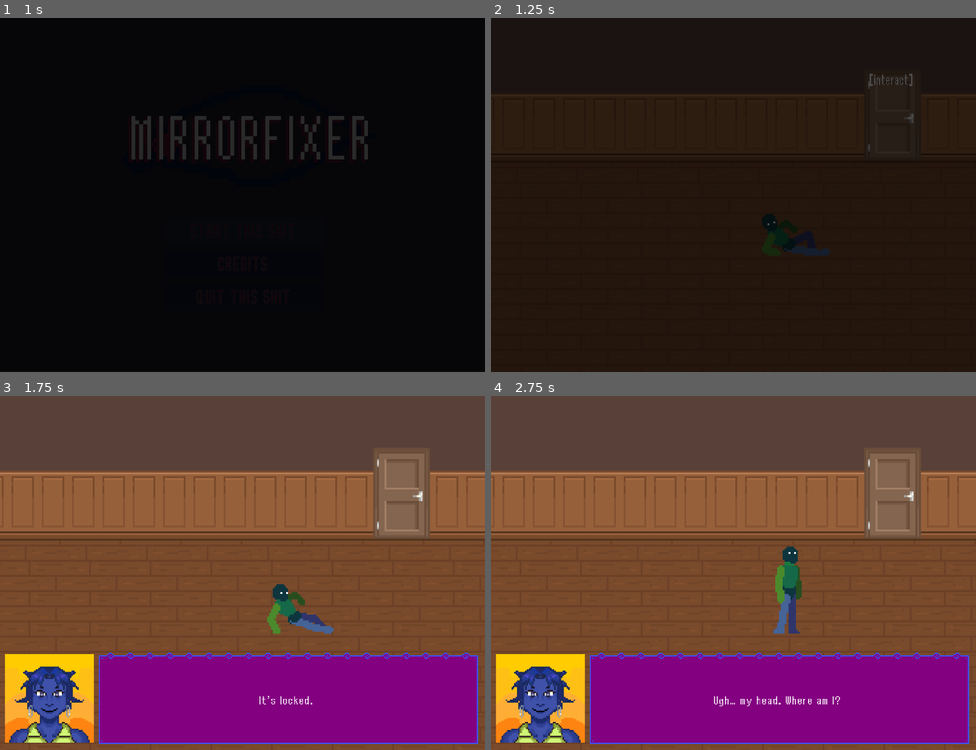
Above: before the commit, frames 1-4 (two rows, left to right).
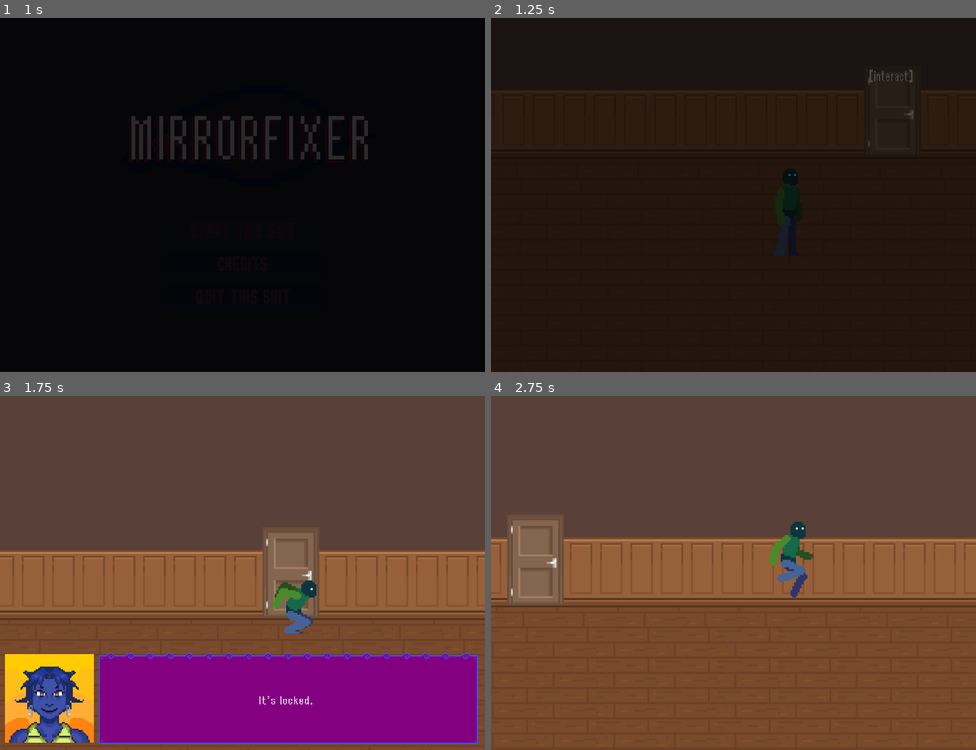
Above: after the commit, the same moments.

Repository: nisaturk/mirrorfixer-prototype
Game: Godot game, scene res://scenes/main_menu.tscn
Two runs of this game, one before a commit and one after it. Both use one fixed random seed, a clock stepped at 60 frames per second and the inputs below.
Inputs:
- Up to frame 1 (1 s): click "START THIS SHIT" at 0.5 s
- Up to frame 2 (1.25 s): no input
- Up to frame 3 (1.75 s): hold Right (move_right) from 1.28 s (still down); hold E (interact) from 1.28 s (still down); tap Up (jump) at 1.52 s
- Up to frame 4 (2.75 s): keep holding Right (move_right); release E (interact) at 2.03 s; tap E (interact) at 2.1 s; tap Up (jump) at 2.27 s

Frame 1 is identical in both runs. In frame 2, 1.5% of the frame differs, in the area x 0-100%, y 14-68%; in frame 3, 37%; in frame 4, 59%, in the area x 0-100%, y 15-99%.

Commit message:
improvements

Diff:
--- a/dialogue/dialogue-prototype.json
+++ b/dialogue/dialogue-prototype.json
@@ -293,7 +293,7 @@
   "maxime_shard": {
 	"type": "line",
 	"text": "I know that... You need to collect all the shards.",
-	"next_id": "maxime_shard_1"
+	"next_id": "notclueless"
   },
   "ninh_greet": {
 	"type": "line",
--- a/scenes/lobby.tscn
+++ b/scenes/lobby.tscn
@@ -1,6 +1,7 @@
 [gd_scene load_steps=35 format=4 uid="uid://lkwtvc1psycb"]
 
 [ext_resource type="Texture2D" uid="uid://c26lhfjyjh72o" path="res://assets/sprites/interior/floorswalls_LRK.png" id="1_dyhay"]
+[ext_resource type="Script" uid="uid://bkobkuc0oeot3" path="res://scripts/action_manager.gd" id="1_q6qq2"]
 [ext_resource type="Texture2D" uid="uid://df1o10b3id1mf" path="res://assets/sprites/interior/doorswindowsstairs_LRK.png" id="2_q6qq2"]
 [ext_resource type="Texture2D" uid="uid://8xtbxeegutou" path="res://assets/sprites/interior/decorations_LRK.png" id="3_rgcd7"]
 [ext_resource type="Texture2D" uid="uid://bx66ox4gtm7fv" path="res://assets/sprites/interior/livingroom_LRK.png" id="4_lqo1b"]
@@ -13,85 +14,6 @@
 [ext_resource type="PackedScene" uid="uid://bq11jmsomieh6" path="res://scenes/bell.tscn" id="11_iwi7x"]
 [ext_resource type="PackedScene" uid="uid://bglrg2vgdl6e" path="res://scenes/elevator.tscn" id="12_wjff0"]
 [ext_resource type="PackedScene" uid="uid://mu6xyf36gys6" path="res://scenes/player.tscn" id="13_h1rib"]
-
-[sub_resource type="GDScript" id="GDScript_2efs0"]
-script/source = "extends Node
-# new script who dis?? time to confront miss manager ;D
-@onready var player = $Player
-
-var action_handler = {} # dictionary for actions
-
-func _ready():
-	#  will listen for signals from other nodes and decide what to do
-	if player:
-		player.interacted.connect(_on_Player_interacted)
-	else:
-		print(\"Manager failure: Cannot find Player dumbass.\")
-
-	DialogueUI.action_triggered.connect(_on_DialogueUI_action_triggered)
-
-	action_handler = {
-		\"take_shard\": _action_take_shard,
-		\"allow_pass\": _action_allow_pass,
-		\"open_elevator\": _action_open_elevator,
-
-		\"go_to_floor_2\": _action_go_to_floor_2,
-		\"go_to_floor_1\": _action_go_to_floor_1,
-		\"go_to_flat_1\": _action_go_to_flat_1,
-		\"go_out\": _action_go_out,
-		\"go_upstairs\": _action_go_upstairs,
-		\"go_downstairs\": _action_go_downstairs
-	}
-
-func _on_DialogueUI_action_triggered(action_name: String, caller_node):
-	if action_handler.has(action_name):
-		action_handler[action_name].call(caller_node)
-	else:
-		print(\"Manager failure: tf you doin buddy?: \", action_name)
-
-func _action_take_shard(caller_node):
-	DialogueData.has_shard = true
-	if caller_node:
-		caller_node.queue_free() # the shard object disappears
-
-func _action_allow_pass(caller_node):
-	if caller_node and caller_node.has_method(\"allow_pass\"):
-		caller_node.allow_pass()
-
-func _action_open_elevator(caller_node):
-	if caller_node and caller_node.has_method(\"open_doors\"):
-		caller_node.open_doors()
-
-func _action_go_to_floor_2(_caller_node):
-	DialogueData.just_used_elevator = true
-	SceneManager.change_scene(\"FLOOR_2\")
-
-func _action_go_to_floor_1(_caller_node):
-	DialogueData.just_used_elevator = true
-	SceneManager.change_scene(\"LOBBY\")
-
-func _action_go_to_flat_1(_caller_node):
-	DialogueData.just_used_elevator = true
-	SceneManager.change_scene(\"FLAT_1\")
-
-func _action_go_out(_caller_node):
-	DialogueData.just_used_elevator = true
-	SceneManager.change_scene(\"FLOOR_2\")
-
-# run when player emits signal interacted
-func _on_Player_interacted(interactable_node):
-	var object_id = interactable_node.dialogue_id
-	var caller = interactable_node.get_parent()
-
-	if not object_id.is_empty():
-		DialogueUI.start_dialogue(object_id, caller)
-
-func _action_go_upstairs(_caller_node):
-	SceneManager.change_scene(\"LOBBY\")
-
-func _action_go_downstairs(_caller_node):
-	SceneManager.change_scene(\"BASEMENT\")
-"
 
 [sub_resource type="TileSetAtlasSource" id="TileSetAtlasSource_yqjtg"]
 texture = ExtResource("1_dyhay")
@@ -3593,7 +3515,7 @@
 size = Vector2(71.5, 198.5)
 
 [node name="Lobby" type="Node2D"]
-script = SubResource("GDScript_2efs0")
+script = ExtResource("1_q6qq2")
 
 [node name="TileMap" type="Node2D" parent="."]
 
--- a/scripts/DialogueUI.gd
+++ b/scripts/DialogueUI.gd
@@ -63,23 +63,19 @@
 		else:
 			process_node(node_data.get("on_false", "end"))
 
-# takes a starting ID and the node that triggered the dialogue.
 func start_dialogue(start_id: String, caller):
-	var portrait_key = caller.get("portrait_id")
-	if portrait_key and portrait_map.has(portrait_key):
-		portrait_texture.texture = load(portrait_map[portrait_key])
-		portrait_box.show()
-	else:
-		portrait_box.hide()
 	if start_id.is_empty():
 		return
 
 	current_caller = caller
 	visible = true
 
-	#print("caller is: ", caller.name) # debugging purpose
+	var portrait_key = caller.get("portrait_id")
 
-	if caller and portrait_map.has(caller.name):
+	if portrait_key and portrait_map.has(portrait_key):
+		portrait_texture.texture = load(portrait_map[portrait_key])
+		portrait_box.show()
+	elif caller and portrait_map.has(caller.name):
 		portrait_texture.texture = load(portrait_map[caller.name])
 		portrait_box.show()
 	else:
--- a/scripts/global_state.gd
+++ b/scripts/global_state.gd
@@ -1,4 +1,3 @@
 extends Node
 
-var has_played_getup: bool = false
 var spoke_to_miss_manager: bool = false
--- a/scripts/player.gd
+++ b/scripts/player.gd
@@ -12,8 +12,6 @@
 var current_best_interactable: Area2D = null
 
 func _physics_process(delta: float) -> void:
-	if GlobalState.has_played_getup == false:
-		return
 	if not is_on_floor():
 		velocity += get_gravity() * delta
 	if Input.is_action_just_pressed("jump") and is_on_floor():
@@ -47,9 +45,6 @@
 	$InteractionDetector.area_exited.connect(_on_detector_area_exited)
 	DialogueUI.dialogue_cancelled.connect(_on_dialogue_ended)
 
-	if GlobalState.has_played_getup == false:
-		_start_wakeup_sequence()
-
 func _on_detector_area_entered(area):
 	if not nearby_interactables.has(area):
 		nearby_interactables.append(area)
@@ -60,7 +55,6 @@
 	if nearby_interactables.has(area):
 		nearby_interactables.erase(area)
 	print("Player exited: ", area.name)
-
 	_update_interaction_focus()
 
 # updated the brain-y logic that will decide (lol) which hint to show
@@ -94,14 +88,3 @@
 
 func _on_dialogue_ended(_caller_node):
 	_update_interaction_focus()
-
-func _start_wakeup_sequence() -> void:
-	set_physics_process(false) # DONT MOVE !!
-	animated_sprite.play("getup") # and get up pls
-	await animated_sprite.animation_finished
-	animated_sprite.play("idle")
-
-	DialogueUI.start_dialogue("wake_up", self)
-	await DialogueUI.dialogue_cancelled
-	GlobalState.has_played_getup = true
-	set_physics_process(true)
